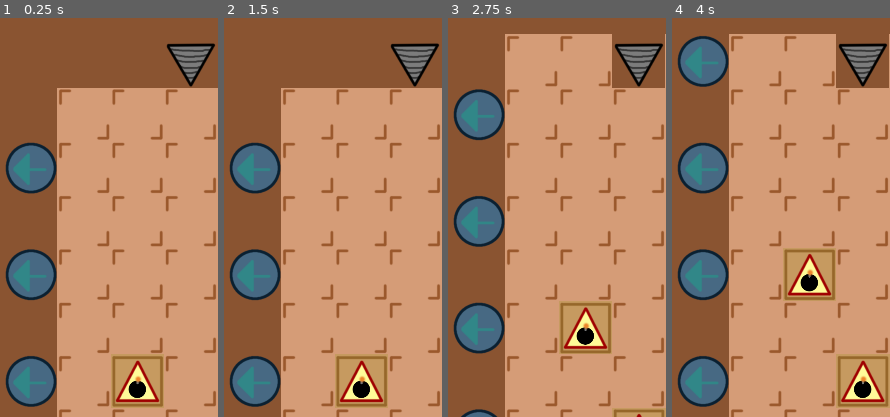
Above: before the commit, frames 1-4 (left to right).
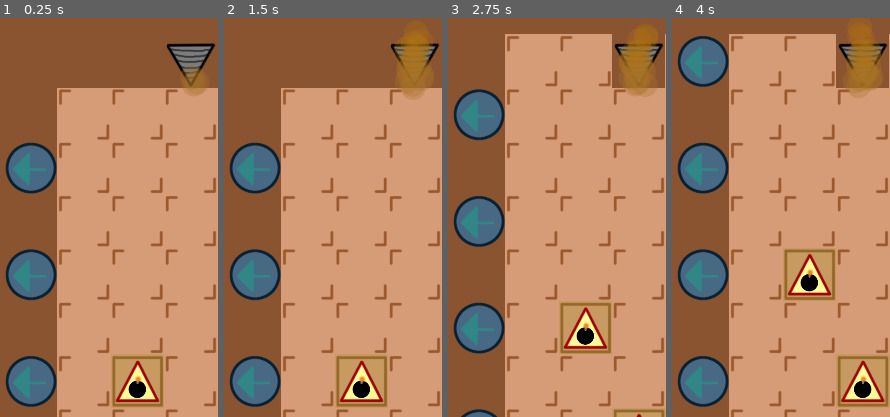
Above: after the commit, the same moments.

Repository: moisesjbc/fosu
Game: Godot game, scene res://gameplay/main/main.tscn
Same seed, same stepped clock (60 frames per second), same inputs: the game is played once before the commit and once after it.
Inputs (mouse positions are % of the whole screen's width and height, from its top left):
- Up to frame 1 (0.25 s): no input
- Up to frame 2 (1.5 s): tap Enter at 0.5 s; move the mouse to (73, 45) at 0.52 s; click (73, 45) at 0.67 s; move the mouse to (30, 55) at 1.27 s; click (30, 55) at 1.42 s
- Up to frame 3 (2.75 s): move the mouse to (61, 28) at 2.02 s; click (61, 28) at 2.17 s
- Up to frame 4 (4 s): move the mouse to (45, 70) at 2.77 s; click (45, 70) at 2.92 s; tap Space at 3.5 s; move the mouse to (81, 65) at 3.52 s; click (81, 65) at 3.67 s
The pictures show only the part of the screen within x 0-50%, y 4-54%; the shares and areas given below are measured in that part.

The runs differ from the first frame. In frame 1, 0.4% of the frame differs, in the area x 83-95%, y 11-20%; in frame 2, 1.7%; in frame 3, 1.8%, in the area x 78-96%, y 2-20%; in frame 4, 1.7%.

Commit message:
Add smoke effect

Diff:
--- a/godot-project/gameplay/driller/driller.tscn
+++ b/godot-project/gameplay/driller/driller.tscn
@@ -1,11 +1,16 @@
-[gd_scene load_steps=5 format=2]
+[gd_scene load_steps=7 format=2]
 
 [ext_resource path="res://gameplay/driller/driller.png" type="Texture" id=1]
 [ext_resource path="res://gameplay/driller/driller.gd" type="Script" id=2]
 [ext_resource path="res://gameplay/driller/driller_shield.png" type="Texture" id=3]
+[ext_resource path="res://gameplay/driller/smoke_particle.png" type="Texture" id=4]
 
 [sub_resource type="RectangleShape2D" id=1]
 extents = Vector2( 36.5, 46 )
+
+[sub_resource type="Gradient" id=2]
+offsets = PoolRealArray( 0.173184, 1 )
+colors = PoolColorArray( 0.811765, 0.670588, 0.388235, 0.784314, 0.85098, 0.658824, 0.141176, 0.784314 )
 
 [node name="driller" type="KinematicBody2D"]
 collision_mask = 2
@@ -23,3 +28,16 @@
 position = Vector2( 1, 0 )
 scale = Vector2( 1.1, 1.1 )
 texture = ExtResource( 3 )
+
+[node name="smoke" type="CPUParticles2D" parent="."]
+position = Vector2( 0, 48 )
+amount = 20
+lifetime = 1.5
+randomness = 0.5
+texture = ExtResource( 4 )
+emission_shape = 1
+emission_sphere_radius = 20.0
+spread = 0.0
+gravity = Vector2( 0, -98 )
+color = Color( 0.811765, 0.670588, 0.388235, 0.392157 )
+color_ramp = SubResource( 2 )
Binary file added: godot-project/gameplay/driller/smoke_particle.png
Not shown, added: godot-project/gameplay/driller/smoke_particle.png.import
Not shown, added: designs/smoke_particle.xcf
